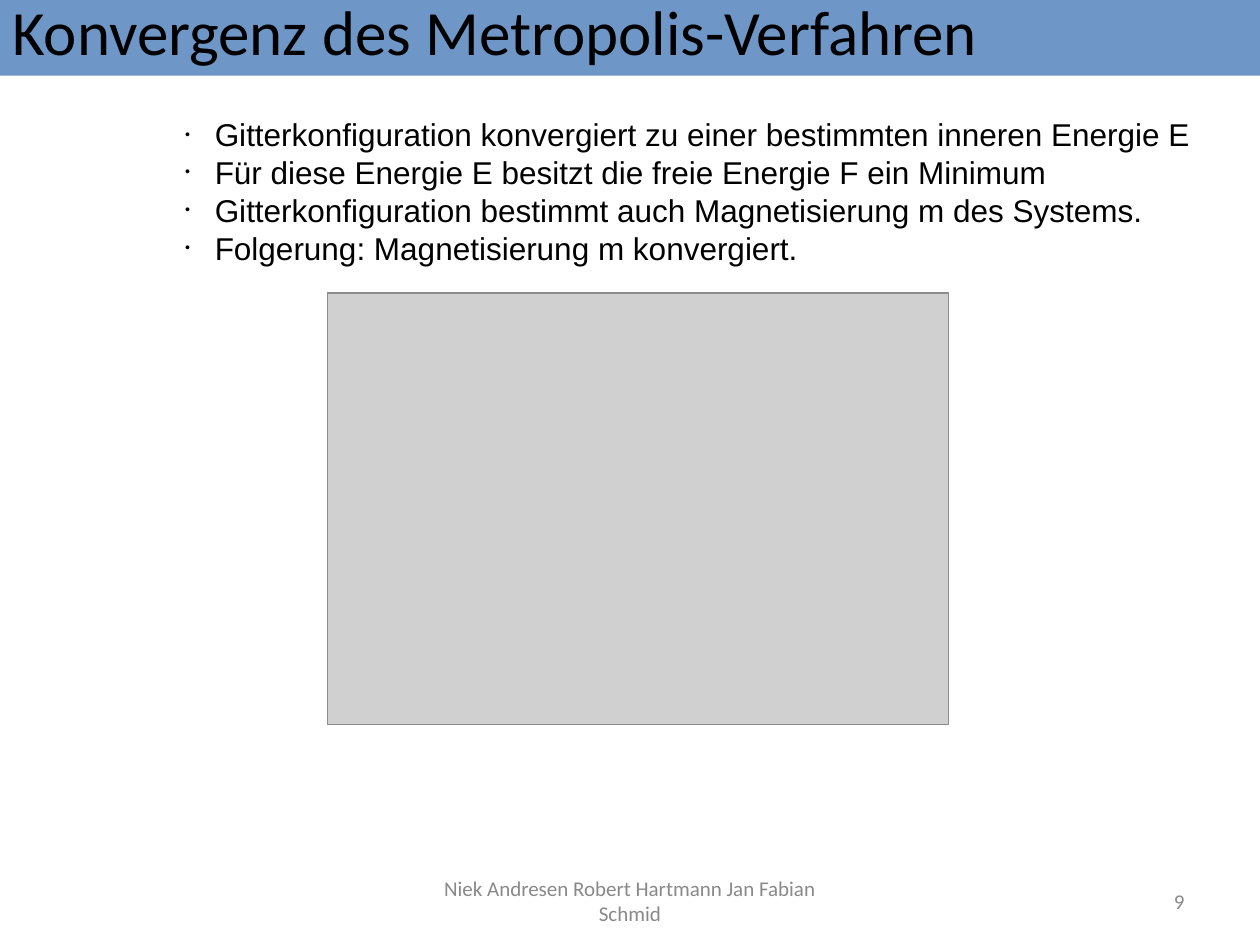
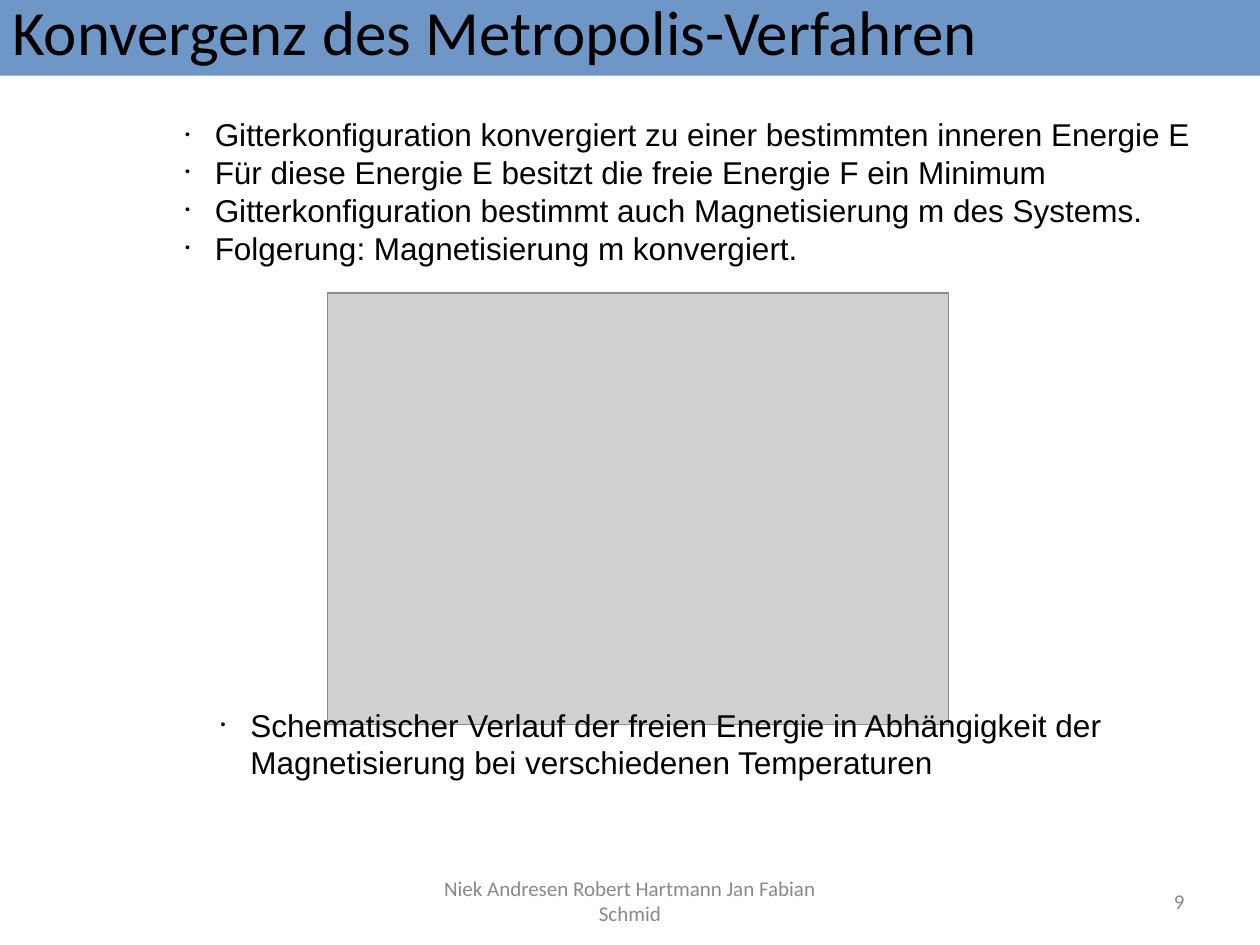
Before and after one commit to Fabse92/ising, a slide deck: slide 9 of Ausarbeitung/IsingModell+auswertung_versuch2.odp. Drawn at 1260x945 pixels with LibreOffice and Linux fonts; fonts in the diff are those of the drawing; grey boxes stand for pictures. Boxes give left, top, right and bottom in pixels: in the first picture for what was removed or moved away, otherwise in the second. Text is boxed around its words. In the diff, an @@ line names an element or a change of style, - is before the commit and + after.

```diff
--- a/Ausarbeitung/IsingModell+auswertung_versuch2.odp
+++ b/Ausarbeitung/IsingModell+auswertung_versuch2.odp
@@ text added at [250, 712, 1101, 780], 18 pt, text #000000 @@
+• Schematischer Verlauf der freien Energie in Abhängigkeit der Magnetisierung bei verschiedenen Temperaturen
```
Also in this commit, not shown: 4 other slides changed.
